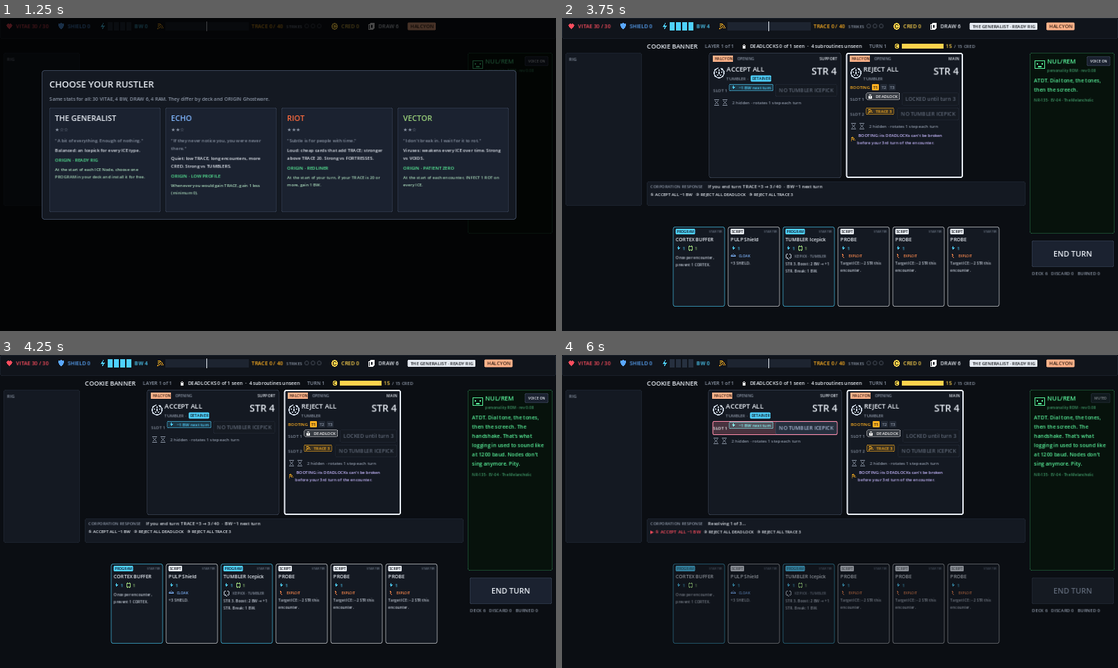
Above: before the commit, frames 1-4 (two rows, left to right).
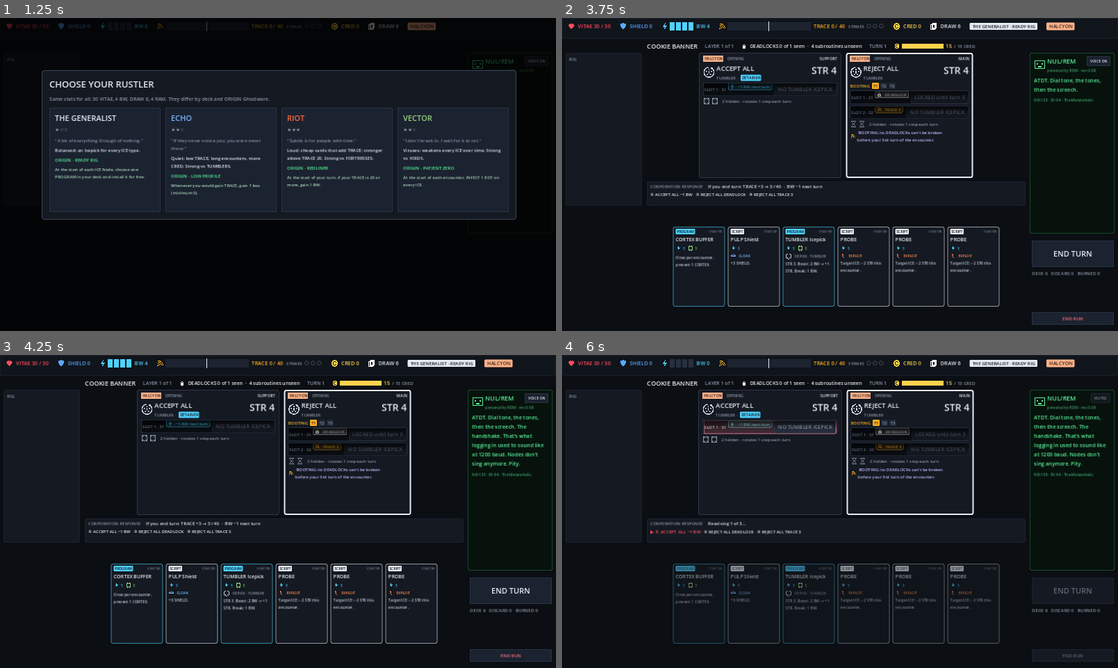
Above: after the commit, the same moments.

Repository: Punkwork/REDLINE
Game: Godot game, scene res://scenes/Main.tscn
The game is run twice, just before and just after one commit, with the same random seed, the same clock (stepped at 60 frames per second) and the same inputs.
Inputs (mouse positions are in pixels of both pictures, inside the frame that each line leads up to):
- Up to frame 1 (1.25 s): click "VOICE ON" at 0.5 s
- Up to frame 2 (3.75 s): click (667, 158) at 1.27 s; click (1073, 318) at 2 s, where only the run after the commit has a clickable "END RUN"; click "COOKIE BANNER · 1 layer" at 2.75 s; click "Skip" at 3.5 s
- Up to frame 3 (4.25 s): no input
- Up to frame 4 (6 s): click "END TURN" at 4.25 s; tap Enter at 5 s; move the mouse to (962, 495) at 5.02 s; hold Right 5.03-5.78 s; tap B at 5.1 s; click (962, 495) at 5.17 s; tap Space at 5.75 s; move the mouse to (728, 527) at 5.77 s; hold Down from 5.78 s (still down); tap M at 5.85 s; click (728, 527) at 5.92 s

Frame 1 is identical in both runs. In frame 2, 3.4% of the frame differs, in the area x 24-100%, y 11-98%; in frame 3, 3.4%; in frame 4, 3.4%.

Commit message:
Slot-machine reels for TUMBLER slots (REEL-001); END RUN button (RUN-001)
Reels roll downward with staggered stops, overshoot and clunk; slot labels
name their subroutine. END RUN asks for confirmation, fails the Rustler and
returns to the start menu. 123 tests pass.

Co-Authored-By: Claude Opus 5.5 <noreply@anthropic.com>
Claude-Session: https://claude.ai/code/session_019hKEHsXYVzKQnwJVSU6tkx

Diff:
--- a/godot/scripts/core/game.gd
+++ b/godot/scripts/core/game.gd
@@ -1039,6 +1039,14 @@
 # Damage, healing, TRACE (Core Rules §6, §7)
 # =====================================================================
 
+func abandon() -> void:
+	## RUN-001: the player ends the run; the Rustler fails.
+	phase = "DEAD"
+	pending = {}
+	response_queue = []
+	_say("Run ended. The Rustler failed.")
+	_event("EV-35")
+
 func take_pulp(n: int) -> void:
 	var absorbed: int = min(shield, n)
 	pulp_stats.incoming += n
--- a/godot/scripts/ui/icon.gd
+++ b/godot/scripts/ui/icon.gd
@@ -10,9 +10,9 @@
 	"ANY": Color("#c9d3df"), "CLOAK": Color("#7fb6ff"), "EXPLOIT": Color("#ff8a4d"), "NULREM": Color("#58f29a"), "VIRUS": Color("#9ad17a"),
 }
 
-var kind := "BW"
-var color := Color.WHITE
-var thick := 2.0
+@export var kind := "BW"
+@export var color := Color.WHITE
+@export var thick := 2.0
 
 static func make(k: String, size_px: float = 22.0, c: Color = Color(0, 0, 0, 0)) -> RIcon:
 	var ic := RIcon.new()
--- a/godot/scripts/ui/main.gd
+++ b/godot/scripts/ui/main.gd
@@ -47,6 +47,15 @@
 ## PLAY-001: the Corporation Response plays one subroutine at a time over at least 5 seconds.
 const RESPONSE_MIN_SECONDS := 5.0
 var responding := false
+## REEL-001: TUMBLER slots are slot-machine reels; they spin when the TUMBLER rotates.
+const REEL_H := 33.0
+var spin := {}            # ICE index → its slots' subroutines before the rotation
+var spinning := false
+var spin_built := false
+var spin_deferred := false
+var blocker: Control
+var endrun_btn: Button
+var confirming_end := false
 var flash := {}        # {ref, sub} of the subroutine firing now
 var fired: Array = []  # [{ref, sub}] already fired this response
 var resp_total := 0
@@ -171,6 +180,14 @@
 	end_btn.add_theme_font_size_override("font_size", 22)
 	end_btn.pressed.connect(_on_end_turn)
 	add_child(end_btn)
+	endrun_btn = Button.new()   # RUN-001
+	endrun_btn.text = "END RUN"
+	endrun_btn.position = Vector2(1352, 846)
+	endrun_btn.size = Vector2(236, 36)
+	endrun_btn.add_theme_font_size_override("font_size", 13)
+	endrun_btn.add_theme_color_override("font_color", Color("#ff6b78"))
+	endrun_btn.pressed.connect(_confirm_end_run)
+	add_child(endrun_btn)
 	piles = _lbl("", 13, DIM)
 	piles.position = Vector2(1352, 724)
 	piles.size = Vector2(236, 80)
@@ -215,6 +232,11 @@
 	inspect.visible = false
 	inspect.z_index = 10
 	add_child(inspect)
+	blocker = Control.new()   # swallows clicks while the reels spin
+	blocker.set_anchors_preset(Control.PRESET_FULL_RECT)
+	blocker.mouse_filter = Control.MOUSE_FILTER_STOP
+	blocker.visible = false
+	add_child(blocker)
 	overlay = Control.new()
 	overlay.set_anchors_preset(Control.PRESET_FULL_RECT)
 	overlay.mouse_filter = Control.MOUSE_FILTER_IGNORE
@@ -292,9 +314,35 @@
 		fired.append(flash)
 	flash = {}
 	await get_tree().create_timer(gap * 0.4).timeout
+	var before := {}
+	var enc_ref: Dictionary = g.enc
+	for i in g.enc.ice.size():
+		if IceDB.is_tumbler(g.enc.ice[i].id):
+			before[i] = g.active_subs(i)
 	g.response_finish()
 	responding = false
 	fired = []
+	spin = {}
+	if is_same(g.enc, enc_ref) and g.phase in ["PLAYER", "CHOICE"]:
+		for i in before:
+			if i < g.enc.ice.size() and g.active_subs(i) != before[i]:
+				spin[i] = before[i]
+	if spin.is_empty():
+		refresh()
+		return
+	var longest := 0
+	for i in spin:
+		longest = maxi(longest, spin[i].size())
+	spinning = true
+	spin_built = false
+	blocker.visible = true
+	refresh()
+	spin_built = true
+	await get_tree().create_timer(_reel_time(longest - 1) + 0.35).timeout
+	spinning = false
+	spin = {}
+	blocker.visible = false
+	spin_deferred = false
 	refresh()
 
 func _is_flash(ice: Dictionary, s: int) -> bool:
@@ -344,6 +392,9 @@
 # =====================================================================
 
 func refresh() -> void:
+	if spinning and spin_built:
+		spin_deferred = true   # don't rebuild (and restart) the reels mid-spin
+		return
 	_handle_events()
 	_build_hud()
 	_build_info()
@@ -354,6 +405,8 @@
 	var in_enc: bool = not g.enc.is_empty() and g.phase in ["PLAYER", "CHOICE", "RESPONSE"]
 	end_btn.disabled = g.phase != "PLAYER"
 	end_btn.visible = in_enc
+	endrun_btn.visible = g.phase not in ["SELECT", "DEAD", "SLICE_DONE"]
+	endrun_btn.disabled = responding
 	log_label.text = "  ·  ".join(g.log.slice(max(0, g.log.size() - 3)))
 	if g.phase == "CHOICE" and g.pending.get("kind", "") == "card_break":
 		log_label.text = "%s: choose a subroutine to break (%d left)." % [g.pending.card, g.pending.n]
@@ -611,7 +664,7 @@
 		if ev is InputEventMouseButton and ev.pressed and ev.button_index == MOUSE_BUTTON_LEFT:
 			_on_ice_clicked(i))
 	var v := VBoxContainer.new()
-	v.add_theme_constant_override("separation", 7)
+	v.add_theme_constant_override("separation", 5)
 	pc.add_child(v)
 	# corporation band, tier badge, role tab
 	var band := HBoxContainer.new()
@@ -667,7 +720,8 @@
 			fh.add_child(_lbl("  ? fires this turn · revealed when it fires", 12, RIcon.COL.VOID))
 			v.add_child(fh)
 			continue
-		var srow := _sub_row(i, s, d.subs[s], ice.broken[s], ("SLOT %d" % (k + 1)) if tumbler else ("[S%d]" % (s + 1)))
+		var srow := _sub_row(i, s, d.subs[s], ice.broken[s], ("SLOT %d · S%d" % [k + 1, s + 1]) if tumbler else ("[S%d]" % (s + 1)))
+		var content: Control = srow
 		if _is_flash(ice, s):
 			var fp := PanelContainer.new()
 			var fsb := StyleBoxFlat.new()
@@ -677,12 +731,18 @@
 			fsb.set_corner_radius_all(4)
 			fp.add_theme_stylebox_override("panel", fsb)
 			fp.add_child(srow)
-			v.add_child(fp)
 			_pulse(fp)
-			continue
-		if _was_fired(ice, s):
+			content = fp
+		elif _was_fired(ice, s):
 			srow.modulate = Color(1, 1, 1, 0.55)
-		v.add_child(srow)
+		if tumbler:
+			var prev_row: Control = null
+			if spin.has(i) and k < spin[i].size():
+				var ps: int = spin[i][k]
+				prev_row = _sub_row(i, ps, d.subs[ps], ice.broken[ps], "SLOT %d · S%d" % [k + 1, ps + 1])
+			v.add_child(_reel(content, prev_row, k, spin.has(i)))
+		else:
+			v.add_child(content)
 	var hid := g.hidden_count(i)
 	if hid > 0:
 		var hh := HBoxContainer.new()
@@ -717,6 +777,107 @@
 		ah.add_child(al)
 		v.add_child(ah)
 	return pc
+
+func _reel_time(k: int) -> float:
+	return 0.95 + 0.5 * k   # each later slot spins longer, so the reels stop one after another
+
+func _reel(final_row: Control, prev_row: Control, k: int, spin_now: bool) -> Control:
+	## A slot-machine window. The real row sets the window's size; while spinning, a strip of rows
+	## rolls downward over it (the previous subroutine, a blur of others, then this turn's) and clunks to a stop.
+	var frame := PanelContainer.new()
+	var sb := StyleBoxFlat.new()
+	sb.bg_color = Color("#0a0e14")
+	sb.border_color = Color("#3a4658")
+	sb.set_border_width_all(1)
+	sb.set_corner_radius_all(4)
+	sb.content_margin_left = 3
+	sb.content_margin_right = 3
+	frame.add_theme_stylebox_override("panel", sb)
+	var holder := MarginContainer.new()
+	holder.custom_minimum_size = Vector2(0, REEL_H)
+	holder.clip_contents = true
+	frame.add_child(holder)
+	final_row.size_flags_vertical = Control.SIZE_SHRINK_CENTER
+	holder.add_child(final_row)
+	if spin_now:
+		final_row.modulate.a = 0.0
+		var win := Control.new()
+		win.clip_contents = true
+		win.mouse_filter = Control.MOUSE_FILTER_IGNORE
+		holder.add_child(win)
+		var strip := VBoxContainer.new()
+		strip.add_theme_constant_override("separation", 0)
+		strip.set_anchors_preset(Control.PRESET_TOP_WIDE)
+		strip.mouse_filter = Control.MOUSE_FILTER_IGNORE
+		win.add_child(strip)
+		var landing: Control = final_row.duplicate()
+		landing.modulate.a = 1.0
+		var rows: Array = [landing]
+		for n in 7 + 4 * k:
+			rows.append(_reel_blur_row())
+		rows.append(prev_row if prev_row != null else _reel_blur_row())
+		for r in rows:
+			var cell := MarginContainer.new()
+			cell.custom_minimum_size = Vector2(0, REEL_H)
+			cell.mouse_filter = Control.MOUSE_FILTER_IGNORE
+			r.size_flags_vertical = Control.SIZE_SHRINK_CENTER
+			cell.add_child(r)
+			strip.add_child(cell)
+		var n_rows: int = rows.size()
+		strip.position.y = -(n_rows - 1) * REEL_H
+		strip.modulate = Color(1, 1, 1, 0.75)
+		var dur := _reel_time(k)
+		var tw := strip.create_tween()
+		# fast spin that slows down, runs slightly past the stop, then clunks back into place
+		tw.tween_property(strip, "position:y", REEL_H * 0.22, dur).set_trans(Tween.TRANS_QUART).set_ease(Tween.EASE_OUT)
+		tw.parallel().tween_property(strip, "modulate", Color(1, 1, 1, 1), dur * 0.8).set_trans(Tween.TRANS_QUAD).set_ease(Tween.EASE_IN)
+		tw.tween_property(strip, "position:y", 0.0, 0.16).set_trans(Tween.TRANS_BACK).set_ease(Tween.EASE_OUT)
+		tw.tween_callback(func():
+			final_row.modulate.a = 1.0
+			win.queue_free()
+			frame.modulate = Color(1.7, 1.7, 1.7)
+			var fl := frame.create_tween()
+			fl.tween_property(frame, "modulate", Color(1, 1, 1), 0.3))
+	# glass: darker at the top and bottom edges of the window, like a reel drum curving away
+	var glass := Control.new()
+	glass.mouse_filter = Control.MOUSE_FILTER_IGNORE
+	holder.add_child(glass)
+	for top in [true, false]:
+		var shade := TextureRect.new()
+		var grad := Gradient.new()
+		grad.set_color(0, Color(0, 0, 0, 0.7) if top else Color(0, 0, 0, 0))
+		grad.set_color(1, Color(0, 0, 0, 0) if top else Color(0, 0, 0, 0.7))
+		var gt := GradientTexture2D.new()
+		gt.gradient = grad
+		gt.fill_from = Vector2(0, 0)
+		gt.fill_to = Vector2(0, 1)
+		gt.width = 4
+		gt.height = 32
+		shade.texture = gt
+		shade.stretch_mode = TextureRect.STRETCH_SCALE
+		shade.mouse_filter = Control.MOUSE_FILTER_IGNORE
+		shade.set_anchors_preset(Control.PRESET_TOP_WIDE if top else Control.PRESET_BOTTOM_WIDE)
+		if top:
+			shade.offset_bottom = 8
+		else:
+			shade.offset_top = -8
+		glass.add_child(shade)
+	return frame
+
+func _reel_blur_row() -> Control:
+	## A subroutine passing by too fast to read (random icons, so it reveals nothing).
+	var h := HBoxContainer.new()
+	h.add_theme_constant_override("separation", 10)
+	h.add_child(_lbl("· · ·", 12, DIM))
+	var kinds := ["PULP", "TRACE", "DEADLOCK", "BW", "CARD", "CORTEX"]
+	for n in 2 + randi() % 2:
+		h.add_child(RIcon.make(kinds[randi() % kinds.size()], 18, Color(0.55, 0.6, 0.7, 0.5)))
+	var streak := ColorRect.new()
+	streak.color = Color(0.6, 0.66, 0.78, 0.18)
+	streak.custom_minimum_size = Vector2(90 + randi() % 120, 3)
+	streak.size_flags_vertical = Control.SIZE_SHRINK_CENTER
+	h.add_child(streak)
+	return h
 
 func _sub_row(i: int, s: int, effects: Array, broken: bool, tag: String) -> Control:
 	var row := HBoxContainer.new()
@@ -971,6 +1132,23 @@
 
 func _build_overlay() -> void:
 	_clear(overlay)
+	if confirming_end:
+		var v := _dim_box("END THIS RUN?", "Your Rustler fails and the run is over. You'll return to the start menu to choose a Rustler.", 620)
+		var row := HBoxContainer.new()
+		row.add_theme_constant_override("separation", 16)
+		var yes := Button.new()
+		yes.text = "YES, END THE RUN"
+		yes.custom_minimum_size = Vector2(260, 52)
+		yes.add_theme_color_override("font_color", Color("#ff6b78"))
+		yes.pressed.connect(_end_run)
+		var no := Button.new()
+		no.text = "KEEP PLAYING"
+		no.custom_minimum_size = Vector2(260, 52)
+		no.pressed.connect(func(): confirming_end = false; refresh())
+		row.add_child(yes)
+		row.add_child(no)
+		v.add_child(row)
+		return
 	match g.phase:
 		"SELECT": _overlay_select()
 		"MAP": _overlay_map()
@@ -986,6 +1164,21 @@
 		"SAFEHOUSE": _overlay_safehouse()
 		"SLICE_DONE": _overlay_end("SLICE COMPLETE", "You made it through HALCYON's first rows.\nVITAE %d · CRED %d · TRACE %d · strikes %d · deck %d cards" % [g.vitae, g.cred, g.trace, g.strikes, g.run_deck.size()])
 		"DEAD": _overlay_end("VITAE 0", "The run is over.")
+
+func _confirm_end_run() -> void:
+	if responding or spinning:
+		return
+	confirming_end = true
+	refresh()
+
+func _end_run() -> void:
+	## The Rustler fails: NUL/REM gets his line, then back to the start menu.
+	confirming_end = false
+	g.abandon()
+	refresh()
+	_clear(overlay)
+	await get_tree().create_timer(2.5).timeout
+	_new_run()
 
 func _dim_box(title: String, sub: String, w: float = 900) -> VBoxContainer:
 	var dim := ColorRect.new()
--- /dev/null
+++ b/godot/tests/shot_reel.gd
@@ -0,0 +1,57 @@
+extends SceneTree
+## Dev check: capture TUMBLER reels mid-spin and the END RUN confirmation.
+var main: Node
+var step := 0
+var frames := 0
+var n := 0
+
+func _initialize() -> void:
+	main = load("res://scenes/Main.tscn").instantiate()
+	root.add_child(main)
+
+func _snap(name: String) -> void:
+	root.get_viewport().get_texture().get_image().save_png(OS.get_environment("SHOT_DIR") + "/" + name + ".png")
+	print("shot ", name)
+
+func _process(_d: float) -> bool:
+	frames += 1
+	var g: Game = main.g
+	match step:
+		0:
+			if frames < 30:
+				return false
+			main._start_as("GENERALIST")
+			g = main.g
+			g.enter_node(0)
+			if g.phase == "READY_RIG":
+				g.skip_ready_rig()
+			main.refresh()
+			step = 1
+			frames = 0
+		1:
+			if frames < 30:
+				return false
+			_snap("reel0_before")
+			main._on_end_turn()
+			step = 2
+			frames = 0
+		2:
+			if main.spinning and frames % 6 == 0:
+				n += 1
+				_snap("reel%d" % n)
+			if not main.spinning and n > 0:
+				step = 3
+				frames = 0
+		3:
+			if frames < 20:
+				return false
+			_snap("reel_after")
+			main._confirm_end_run()
+			step = 4
+			frames = 0
+		4:
+			if frames < 20:
+				return false
+			_snap("endrun_confirm")
+			return true
+	return false
--- a/godot/tests/test_game.gd
+++ b/godot/tests/test_game.gd
@@ -48,6 +48,7 @@
 	test_purge()
 	test_shatter()
 	test_pulp_curves()
+	test_end_run()
 	test_extraction_bonus()
 	test_rainbow_and_toolbelt()
 	test_spam_and_filter()
@@ -378,6 +379,13 @@
 	g.infect(0, "SCRAMBLE", 1)
 	var raw: int = int(g.enc.ice[0].curves.B[0])
 	check(g.effect_value(g.enc.ice[0], {"k": "PULP_CURVE", "curve": "B"}).v == maxi(0, raw - 1), "SCRAMBLE lowers a curve's PULP too")
+
+func test_end_run() -> void:
+	var g := Game.new(61)
+	g.new_run("RIOT")
+	g.enter_node(0)
+	g.abandon()
+	check(g.phase == "DEAD", "END RUN: the Rustler fails")
 
 func test_extraction_bonus() -> void:
 	var g := Game.new(5)
Not shown, changed: docs/REDLINE_DEVELOPMENT_LOG.md
